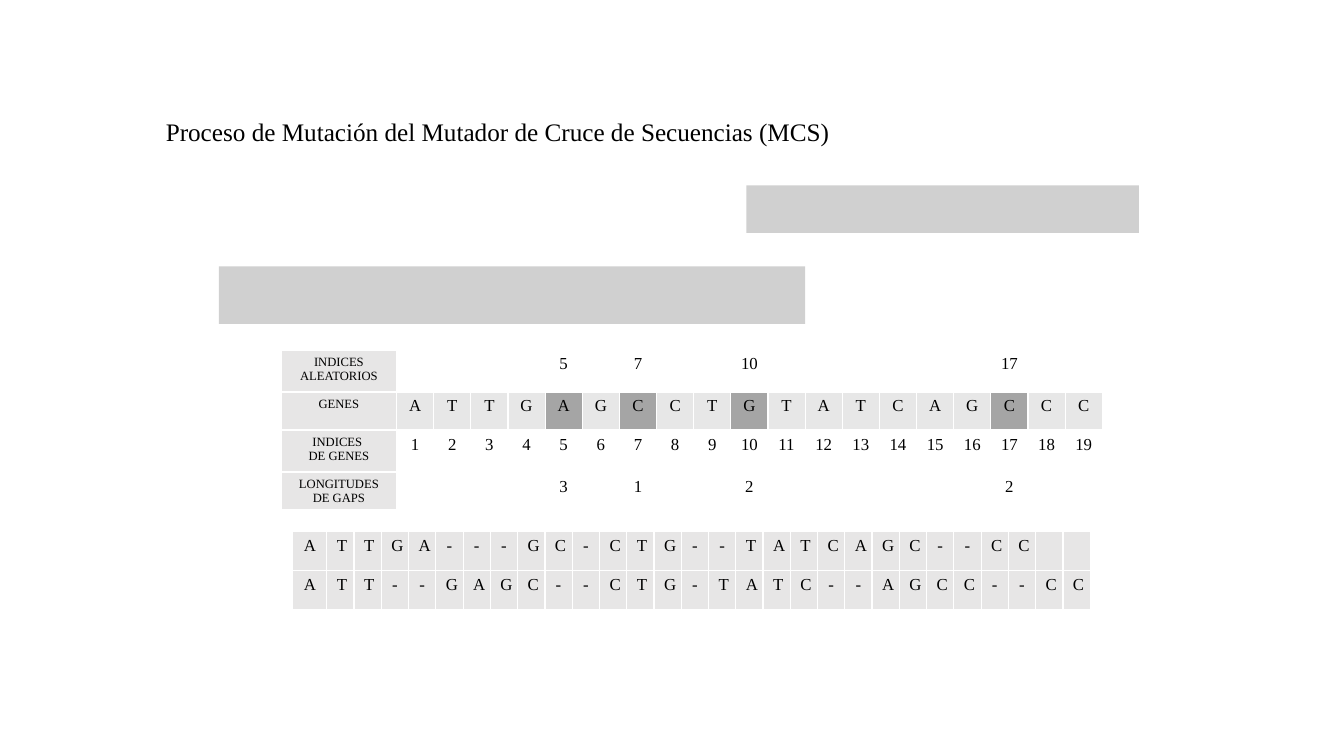
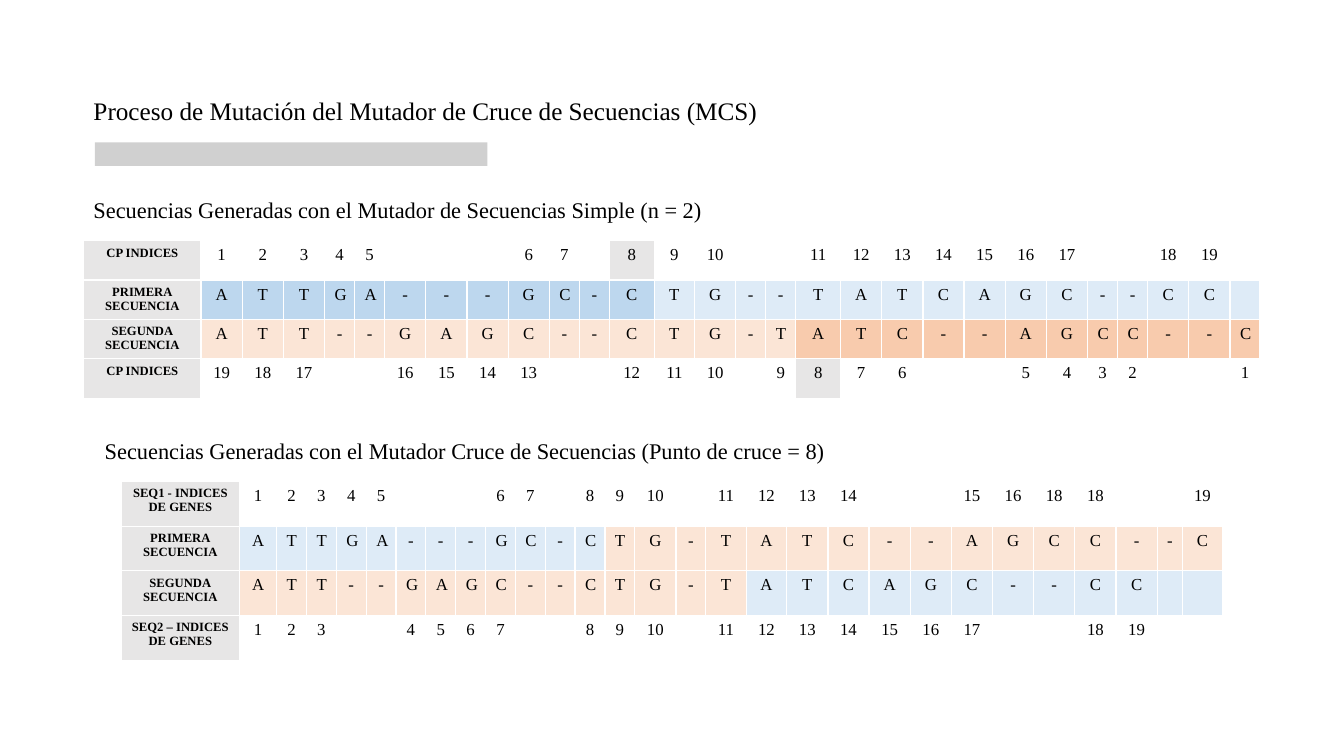
Before and after one commit to alanmenchaca/actm_algorithms, a slide deck: slide 3 of docu/mejoras/slides.pptx. Drawn at 1344x756 pixels with LibreOffice and Linux fonts; fonts in the diff are those of the drawing; grey boxes stand for pictures. Boxes give left, top, right and bottom in pixels: in the first picture for what was removed or moved away, otherwise in the second. Text is boxed around its words. In the diff, an @@ line names an element or a change of style, - is before the commit and + after.

```diff
--- a/docu/mejoras/slides.pptx
+++ b/docu/mejoras/slides.pptx
@@ text "Proceso de Mutación del Mutador ...": place and size @@
-text "Proceso de Mutación del Mutador ..." at box(166, 123, 829, 146)
+text "Proceso de Mutación del Mutador ..." at box(93, 102, 757, 125)
@@ picture added at box(95, 142, 487, 166) @@
@@ text added at box(93, 202, 702, 223), 16 pt, text #000000 @@
+Secuencias Generadas con el Mutador de Secuencias Simple (n = 2)
@@ picture removed at box(746, 186, 1138, 233) @@
@@ table at box(84, 241, 1264, 550) @@
-row 1: A | T | T | G | A | - | - | - | G | C | - | C | T | G | - | - | T | A | T | C | A | G | C | - | - | C | C |  | 
-row 2: A | T | T | - | - | G | A | G | C | - | - | C | T | G | - | T | A | T | C | - | - | A | G | C | C | - | - | C | C
+row 1: CP INDICES | 1 | 2 | 3 | 4 | 5 |  |  |  | 6 | 7 |  | 8 | 9 | 10 |  |  | 11 | 12 | 13 | 14 | 15 | 16 | 17 |  |  | 18 | 19 | 
+row 2: PRIMERA SECUENCIA | A | T | T | G | A | - | - | - | G | C | - | C | T | G | - | - | T | A | T | C | A | G | C | - | - | C | C | 
+row 3: SEGUNDA SECUENCIA | A | T | T | - | - | G | A | G | C | - | - | C | T | G | - | T | A | T | C | - | - | A | G | C | C | - | - | C
+row 4: CP INDICES | 19 | 18 | 17 |  |  | 16 | 15 | 14 | 13 |  |  | 12 | 11 | 10 |  | 9 | 8 | 7 | 6 |  |  | 5 | 4 | 3 | 2 |  |  | 1
@@ table: place and size @@
-table at box(293, 531, 1090, 610)
+table at box(84, 241, 1264, 550)
@@ picture removed at box(219, 266, 806, 324) @@
@@ text added at box(105, 443, 825, 464), 16 pt, text #000000 @@
+Secuencias Generadas con el Mutador Cruce de Secuencias (Punto de cruce = 8)
@@ table at box(121, 482, 1230, 661) @@
-column 1: INDICES / ALEATORIOS | GENES | INDICES / DE GENES | LONGITUDES DE GAPS
-column 2:  | A | 1 | 
-column 3:  | T | 2 | 
-column 4:  | T | 3 | 
-column 5:  | G | 4 | 
-column 6: 5 | A | 5 | 3
-column 7:  | G | 6 | 
-column 8: 7 | C | 7 | 1
-column 9:  | C | 8 | 
-column 10:  | T | 9 | 
-column 11: 10 | G | 10 | 2
-column 12:  | T | 11 | 
-column 13:  | A | 12 | 
-column 14:  | T | 13 | 
-column 15:  | C | 14 | 
-column 16:  | A | 15 | 
-column 17:  | G | 16 | 
-column 18: 17 | C | 17 | 2
-column 19:  | C | 18 | 
-column 20:  | C | 19 | 
+column 1: SEQ1 - INDICES DE GENES | PRIMERA SECUENCIA | SEGUNDA SECUENCIA | SEQ2 – INDICES DE GENES
+column 2: 1 | A | A | 1
+column 3: 2 | T | T | 2
+column 4: 3 | T | T | 3
+column 5: 4 | G | - | 
+column 6: 5 | A | - | 
+column 7:  | - | G | 4
+column 8:  | - | A | 5
+column 9:  | - | G | 6
+column 10: 6 | G | C | 7
+column 11: 7 | C | - | 
+column 12:  | - | - | 
+column 13: 8 | C | C | 8
+column 14: 9 | T | T | 9
+column 15: 10 | G | G | 10
+column 16:  | - | - | 
+column 17: 11 | T | T | 11
+column 18: 12 | A | A | 12
+column 19: 13 | T | T | 13
+column 20: 14 | C | C | 14
+column 21:  | - | A | 15
+column 22:  | - | G | 16
+column 23: 15 | A | C | 17
+column 24: 16 | G | - | 
+column 25: 18 | C | - | 
+column 26: 18 | C | C | 18
+column 27:  | - | C | 19
+column 28:  | - |  | 
+column 29: 19 | C |  | 
@@ table: place and size @@
-table at box(281, 350, 1105, 514)
+table at box(121, 482, 1230, 661)
```
Also in this commit, not shown: 1 other slide changed, 1 other file.
